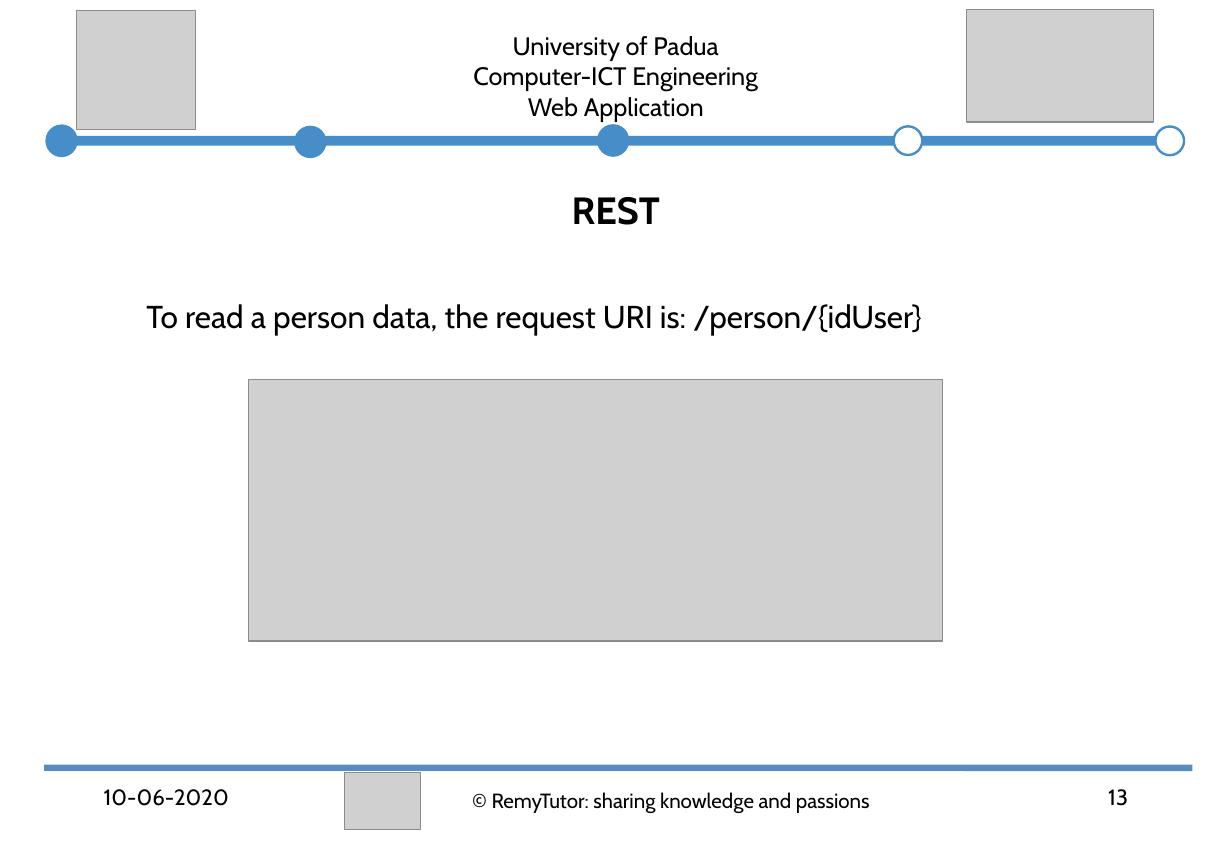
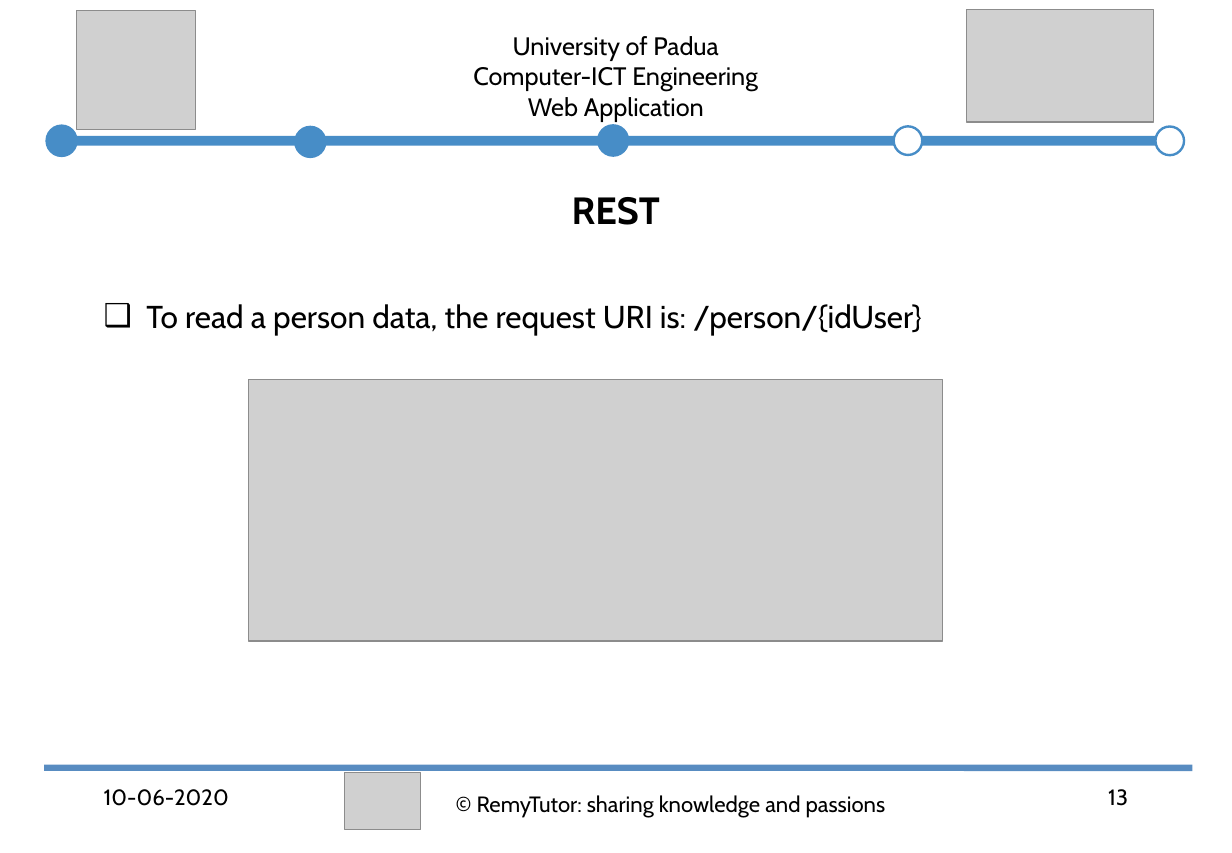
Before and after one commit to abahmadb/Web-Applications, a slide deck: slide 13 of HW2-RemyTutor-2019-2020.ppt. Drawn at 1232x853 pixels with LibreOffice and Linux fonts; fonts in the diff are those of the drawing; grey boxes stand for pictures. Boxes give left, top, right and bottom in pixels: in the first picture for what was removed or moved away, otherwise in the second. Text is boxed around its words. In the diff, an @@ line names an element or a change of style, - is before the commit and + after.

```diff
--- a/HW2-RemyTutor-2019-2020.ppt
+++ b/HW2-RemyTutor-2019-2020.ppt
@@ text "To read a person data, ..." at (x1=146, y1=304, x2=922, y2=335): bullet colour #FFFFFF to #000000 @@
@@ text "© RemyTutor: sharing knowledge and ..." at (x1=477, y1=795, x2=886, y2=818): size 12.9 to 14 pt; line spacing 0.9 to 1 @@
```
Also in this commit, not shown: 23 other slides changed.
